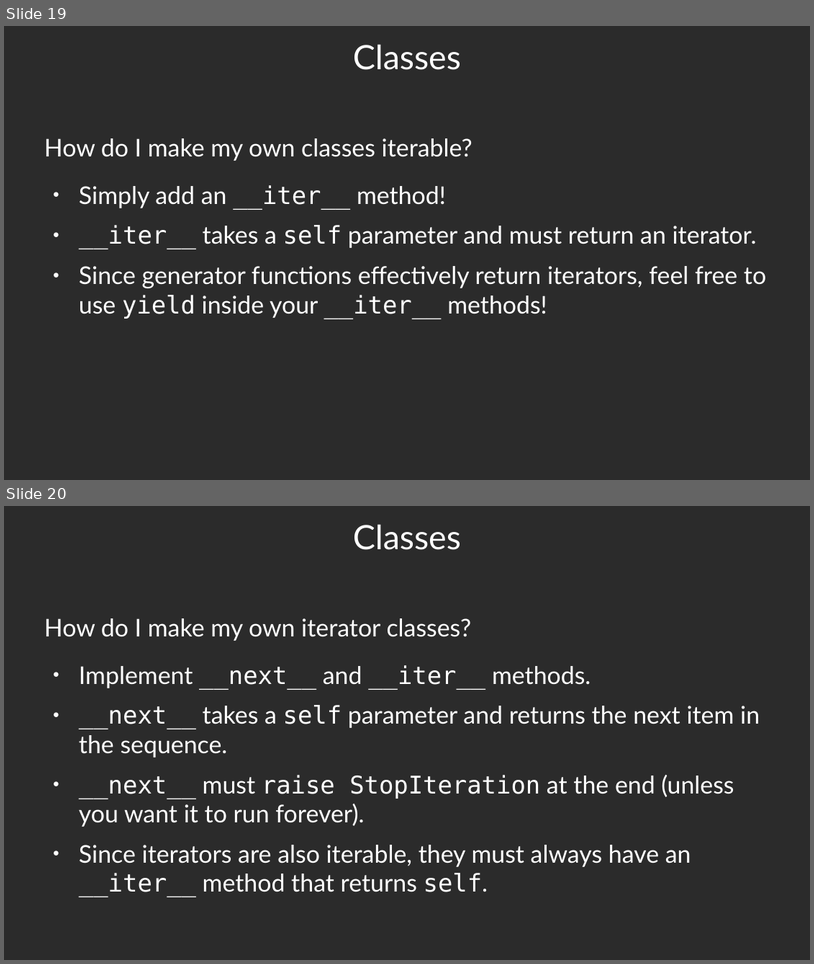
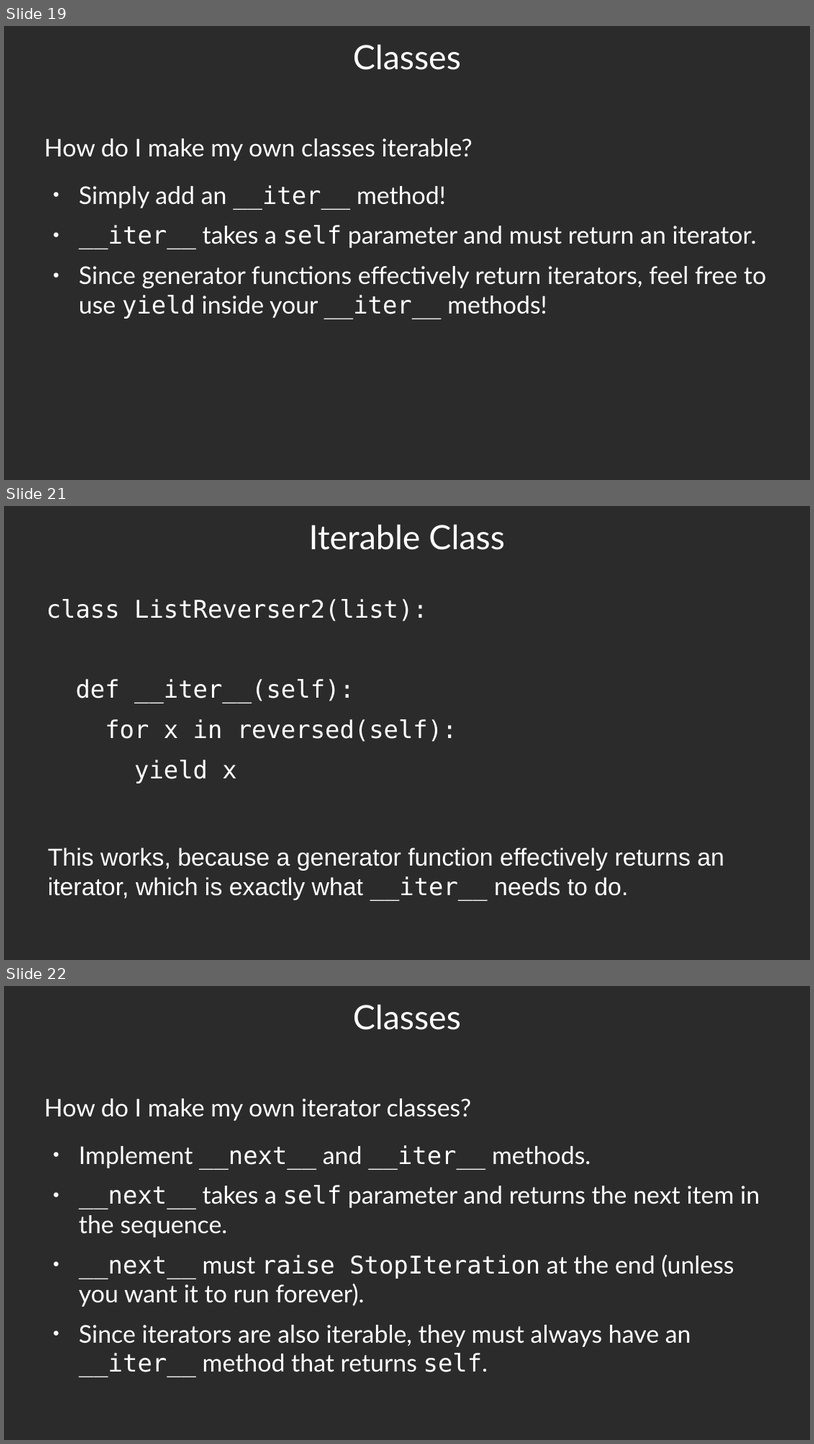
Before and after one commit to luther9/iterator-slides, a slide deck: iterators.odp. Shown one above the other, each under a label of ours: slides 19 and 20 before the commit, slides 19, 21 and 22 after it; the slides between them are not shown. The pictures are 814x964 and 814x1444 pixels, drawn with LibreOffice and Linux fonts; fonts in the diff are those of the drawing; background and template pictures are left out; a plain dark background stands for a picture behind light text. Boxes give left, top, right and bottom in pixels: in the first picture for what was removed or moved away, otherwise in the second. Text is boxed around its words. In the diff, an @@ line names an element or a change of style, - is before the commit and + after.

```diff
--- a/iterators.odp
+++ b/iterators.odp
@@ slide 21 added at [4,506,810,960], background picture (left out) @@
@@ title added at [309,524,504,550], 33 pt, text #FFFFFF @@
+Iterable Class
@@ text added at [46,599,458,783], 24 pt, text #FFFFFF @@
+class ListReverser2(list):
+def __iter__(self):
+for x in reversed(self):
+yield x
@@ text added at [48,847,725,900], 24 pt, text #FFFFFF @@
+This works, because a generator function effectively returns an iterator, which is exactly what __iter__ needs to do.
@@ what was slide 20 is now slide 22 @@
```
Also in this commit, not shown: 2 slides changed, 4 other slides added, 2 other files.
